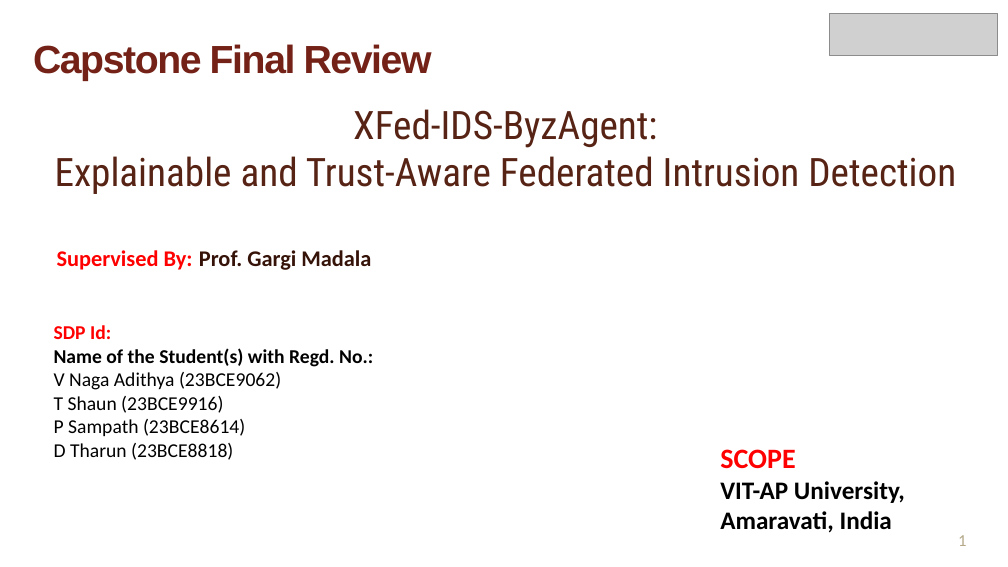
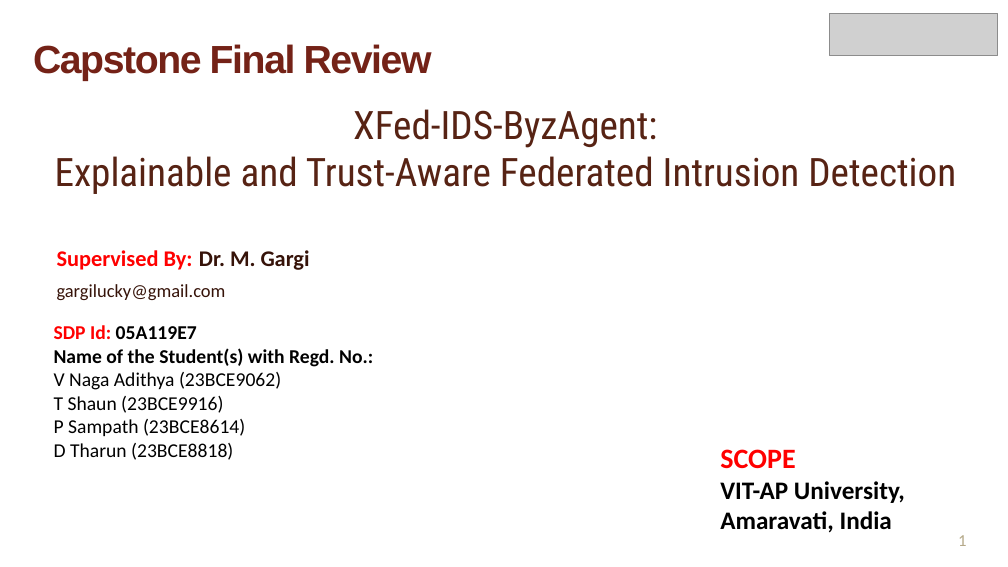
Before and after one commit to Pilli9375/XFed-IDS-ByzAgent, a slide deck: slide 1 of docs/ppt/XFed_Capstone_Final_Review.pptx. Drawn at 1008x567 pixels with LibreOffice and Linux fonts; fonts in the diff are those of the drawing; grey boxes stand for pictures; background and template pictures are left out. Boxes give left, top, right and bottom in pixels: in the first picture for what was removed or moved away, otherwise in the second. Text is boxed around its words. In the diff, an @@ line names an element or a change of style, - is before the commit and + after.

```diff
--- a/docs/ppt/XFed_Capstone_Final_Review.pptx
+++ b/docs/ppt/XFed_Capstone_Final_Review.pptx
@@ text at (57,250,310,300): text changed @@
-Supervised By: Prof. Gargi Madala
+Supervised By: Dr. M. Gargi
+gargilucky@gmail.com
@@ text at (54,325,197,339): text changed; text colour #FF0000 to #000000 @@
-SDP Id:
+SDP Id: 05A119E7
```
Also in this commit, not shown: 3 other files.
